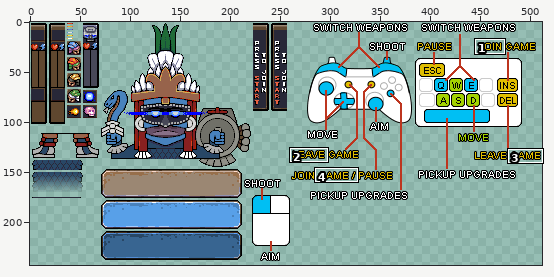
A sprite sheet gets an edit: Teotihuacan/Content/GumProject/HUDs_Menus_SpriteSheet.png. The picture above shows the old version from afar; the outline marks the close-up.
Close-up. Earlier state:
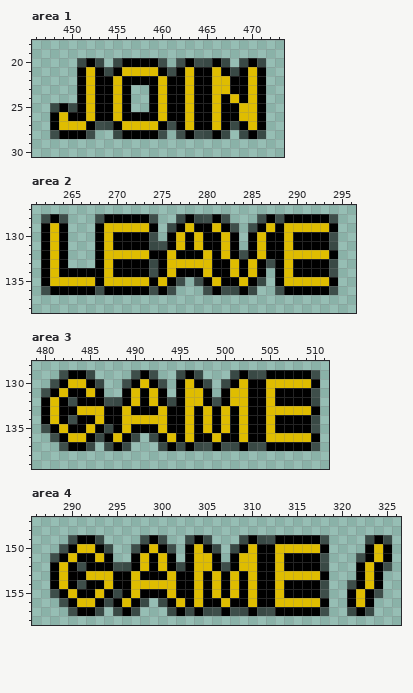
The file is 512x256 pixels. Pixels under 10% opacity are left out. Colours within 5 levels of each other are drawn and written as one. Shown: area 1: x 446..473, y 18..30; area 2: x 261..296, y 127..138; area 3: x 479..511, y 128..139; area 4: x 286..326, y 147..158. The wide view leaves out empty margins. The commit also changed other parts of the picture, which this record leaves out.
Once edited:
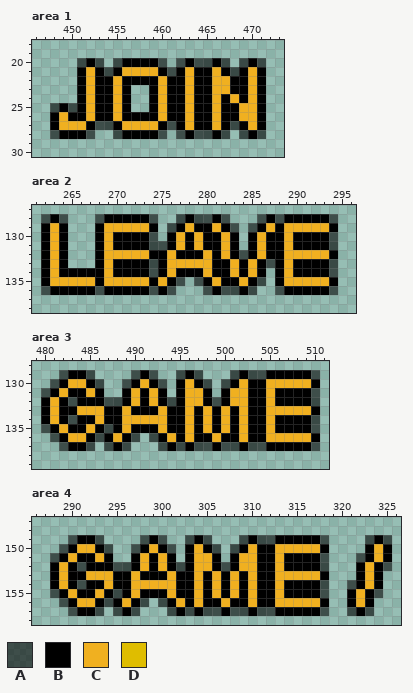
Palette (. is transparent): A #00000096  B #000000  C #f0b020  D #dfbd00
The edit:
--- area 1
@@ x 446..473 @@
 20 .....ABA.ABBBBA.ABAABA.ABA..
-21 .....BDBABDDDDBABDBBDBABDB..
-22 .....BDBBDBBBBDBBDBBDDBBDB..
-23 .....BDBBDB..BDBBDBBDDBBDB..
-24 .....BDBBDB..BDBBDBBDBDBDB..
-25 ..ABABDBBDB..BDBBDBBDBBDDB..
-26 ..BDBBDBBDBBBBDBBDBBDBBDDB..
-27 ..BDDDBAABDDDDBABDBBDBABDB..
+21 .....BCBABCCCCBABCBBCBABCB..
+22 .....BCBBCBBBBCBBCBBCCBBCB..
+23 .....BCBBCB..BCBBCBBCCBBCB..
+24 .....BCBBCB..BCBBCBBCBCBCB..
+25 ..ABABCBBCB..BCBBCBBCBBCCB..
+26 ..BCBBCBBCBBBBCBBCBBCBBCCB..
+27 ..BCCCBAABCCCCBABCBBCBABCB..
 28 ..ABBBA..ABBBBA.ABAABA.ABA..
--- area 2
@@ x 261..296 @@
 128 .ABA...ABBBBBA..ABAABA...ABABBBBBA..
-129 .BDB...BDDDDDB.ABDBBDBA.ABDBDDDDDB..
-130 .BDB...BDBBBBA.BDBDBBDB.BDBBDBBBBA..
-131 .BDB...BDBBBBAABDBDBBDB.BDBBDBBBBA..
-132 .BDB...BDDDDDBBDBBBDBDBABDBBDDDDDB..
-133 .BDB...BDBBBBABDDDDDBBDBDBABDBBBBA..
-134 .BDBBBBBDBBBBABDBBBDBBDBDB.BDBBBBA..
-135 .BDDDDDBDDDDDBDBA.ABDBBDBA.BDDDDDB..
+129 .BCB...BCCCCCB.ABCBBCBA.ABCBCCCCCB..
+130 .BCB...BCBBBBA.BCBCBBCB.BCBBCBBBBA..
+131 .BCB...BCBBBBAABCBCBBCB.BCBBCBBBBA..
+132 .BCB...BCCCCCBBCBBBCBCBABCBBCCCCCB..
+133 .BCB...BCBBBBABCCCCCBBCBCBABCBBBBA..
+134 .BCBBBBBCBBBBABCBBBCBBCBCB.BCBBBBA..
+135 .BCCCCCBCCCCCBCBA.ABCBBCBA.BCCCCCB..
 136 .ABBBBBABBBBBABA...ABAABA..ABBBBBA..
--- area 3
@@ x 479..511 @@
 129 ...ABBA....ABA..ABA...ABAABBBBBA.
-130 ..ABDDBA..ABDBA.BDBA.ABDBBDDDDDB.
-131 .ABDBBDB..BDBDB.BDDB.BDDBBDBBBBA.
-132 .BDBABBBAABDBDBABDDBABDDBBDBBBBA.
-133 .BDBBDDDBBDBBBDBBDBDBDBDBBDDDDDB.
-134 .BDBABBDBBDDDDDBBDBDBDBDBBDBBBBA.
-135 .ABDBBDBABDBBBDBBDBDBDBDBBDBBBBA.
-136 ..ABDDBABDBA.ABDBDBBDBBDBBDDDDDB.
+130 ..ABCCBA..ABCBA.BCBA.ABCBBCCCCCB.
+131 .ABCBBCB..BCBCB.BCCB.BCCBBCBBBBA.
+132 .BCBABBBAABCBCBABCCBABCCBBCBBBBA.
+133 .BCBBCCCBBCBBBCBBCBCBCBCBBCCCCCB.
+134 .BCBABBCBBCCCCCBBCBCBCBCBBCBBBBA.
+135 .ABCBBCBABCBBBCBBCBCBCBCBBCBBBBA.
+136 ..ABCCBABCBA.ABCBCBBCBBCBBCCCCCB.
 137 ...ABBA.ABA...ABABAABAABAABBBBBA.
--- area 4
@@ x 286..326 @@
 149 ....ABBA....ABA..ABA...ABAABBBBBA....ABA.
-150 ...ABDDBA..ABDBA.BDBA.ABDBBDDDDDB....BDB.
-151 ..ABDBBDB..BDBDB.BDDB.BDDBBDBBBBA...ABDB.
-152 ..BDBABBBAABDBDBABDDBABDDBBDBBBBA...BDBA.
-153 ..BDBBDDDBBDBBBDBBDBDBDBDBBDDDDDB...BDB..
-154 ..BDBABBDBBDDDDDBBDBDBDBDBBDBBBBA..ABDB..
-155 ..ABDBBDBABDBBBDBBDBDBDBDBBDBBBBA..BDBA..
-156 ...ABDDBABDBA.ABDBDBBDBBDBBDDDDDB..BDB...
+150 ...ABCCBA..ABCBA.BCBA.ABCBBCCCCCB....BCB.
+151 ..ABCBBCB..BCBCB.BCCB.BCCBBCBBBBA...ABCB.
+152 ..BCBABBBAABCBCBABCCBABCCBBCBBBBA...BCBA.
+153 ..BCBBCCCBBCBBBCBBCBCBCBCBBCCCCCB...BCB..
+154 ..BCBABBCBBCCCCCBBCBCBCBCBBCBBBBA..ABCB..
+155 ..ABCBBCBABCBBBCBBCBCBCBCBBCBBBBA..BCBA..
+156 ...ABCCBABCBA.ABCBCBBCBBCBBCCCCCB..BCB...
 157 ....ABBA.ABA...ABABAABAABAABBBBBA..ABA...
Pixel boxes of the changes (left, top, right, bottom) in both close-ups:
changed: (59, 67, 257, 130)
changed: (50, 223, 329, 286)
changed: (50, 379, 311, 442)
changed: (59, 544, 320, 607)
changed: (356, 544, 383, 607)
